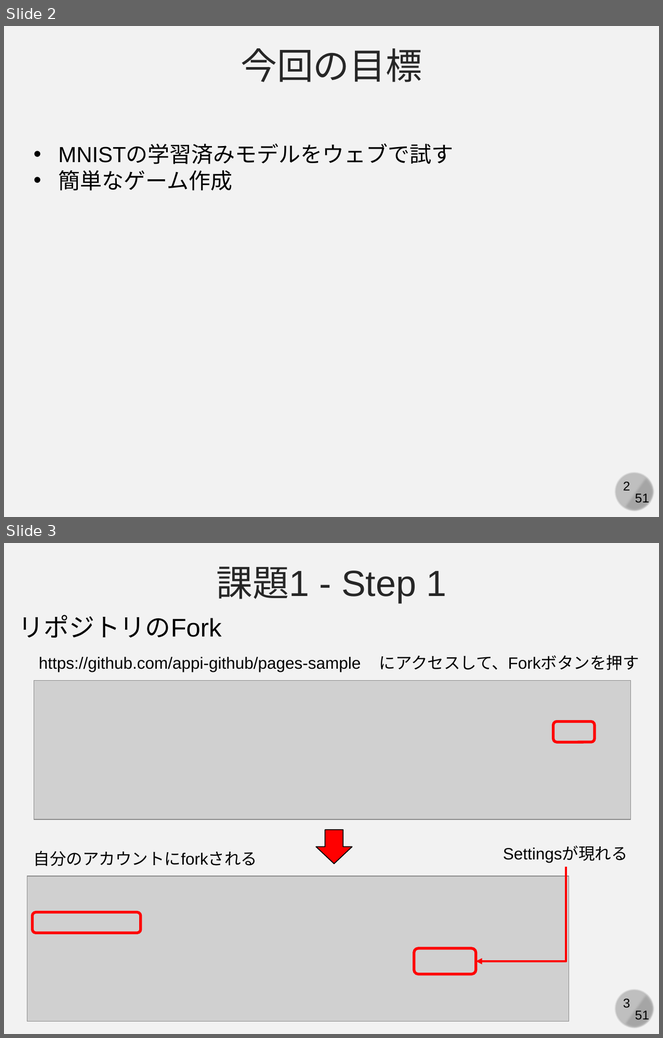
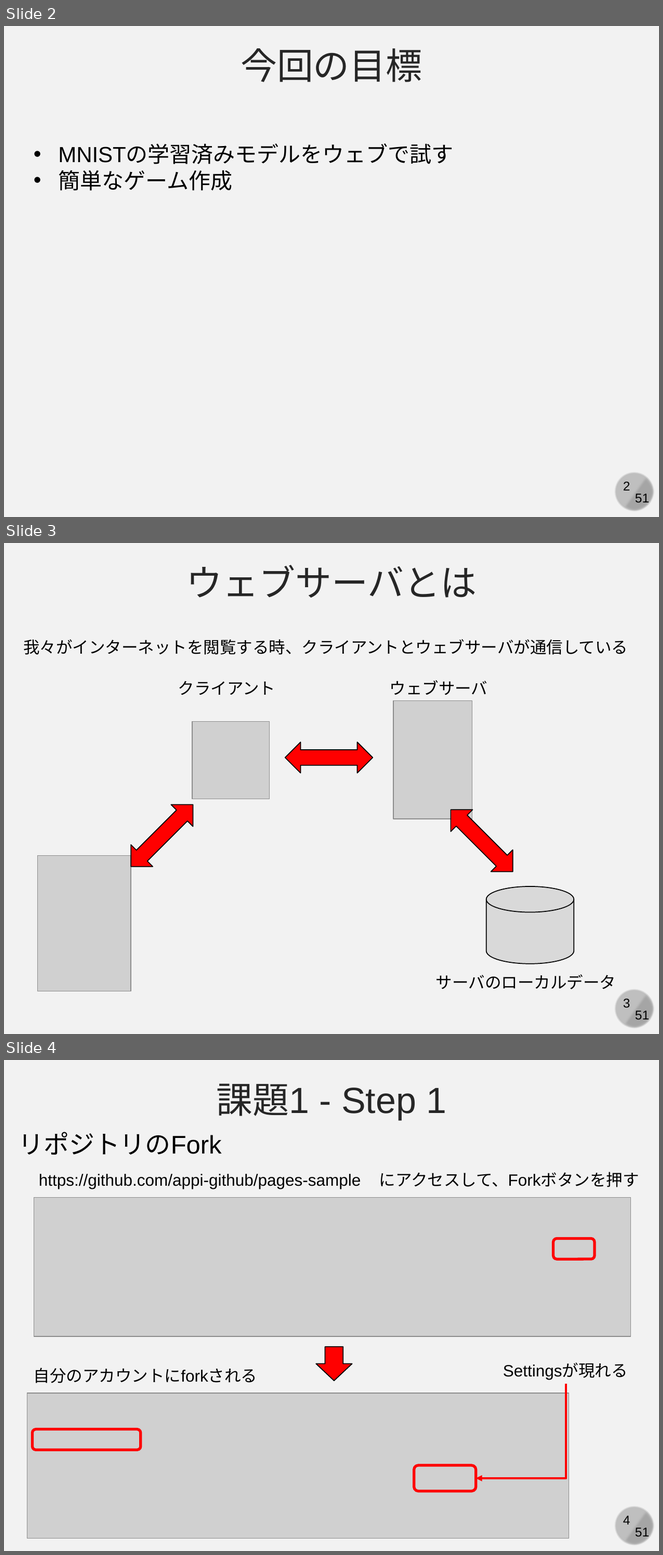
Before and after one commit to kaityo256/github, a slide deck: practice_github2/fig/github_ex04.pptx. Shown one above the other, each under a label of ours: slides 2 and 3 before the commit, slides 2, 3 and 4 after it. The pictures are 663x1038 and 663x1555 pixels, drawn with LibreOffice and Linux fonts; fonts in the diff are those of the drawing; grey boxes stand for pictures. Boxes give left, top, right and bottom in pixels: in the first picture for what was removed or moved away, otherwise in the second. Text is boxed around its words. In the diff, an @@ line names an element or a change of style, - is before the commit and + after.

Commit message:
update

```diff
--- a/practice_github2/fig/github_ex04.pptx
+++ b/practice_github2/fig/github_ex04.pptx
@@ slide 3 added at (4, 543, 659, 1034), background #F2F2F2; not listed: 4 template elements that a slide beside it also shows @@
@@ text added at (187, 565, 477, 598), 40 pt, text #262626 @@
+ウェブサーバとは
@@ text added at (23, 639, 628, 655), 18 pt, text #000000 @@
+我々がインターネットを閲覧する時、クライアントとウェブサーバが通信している
@@ text added at (178, 681, 276, 695), 18 pt, text #000000 @@
+クライアント
@@ text added at (390, 680, 488, 695), 18 pt, text #000000 @@
+ウェブサーバ
@@ picture added at (393, 701, 472, 819) @@
@@ picture added at (192, 722, 269, 799) @@
@@ left right arrow added at (285, 742, 373, 773), fill #FF0000, outline #000000 1 pt @@
@@ left right arrow added at (120, 794, 204, 877), fill #FF0000, outline #000000 1 pt @@
@@ left right arrow added at (440, 799, 523, 883), fill #FF0000, outline #000000 1 pt @@
@@ picture added at (37, 856, 131, 991) @@
@@ cylinder added at (486, 887, 574, 964), fill #D9D9D9, outline #000000 1 pt @@
@@ text added at (436, 975, 616, 990), 18 pt, text #000000 @@
+サーバのローカルデータ
@@ what was slide 3 is now slide 4 @@
@@ page number at (623, 1516, 631, 1525): text changed @@
-3
+4
```
